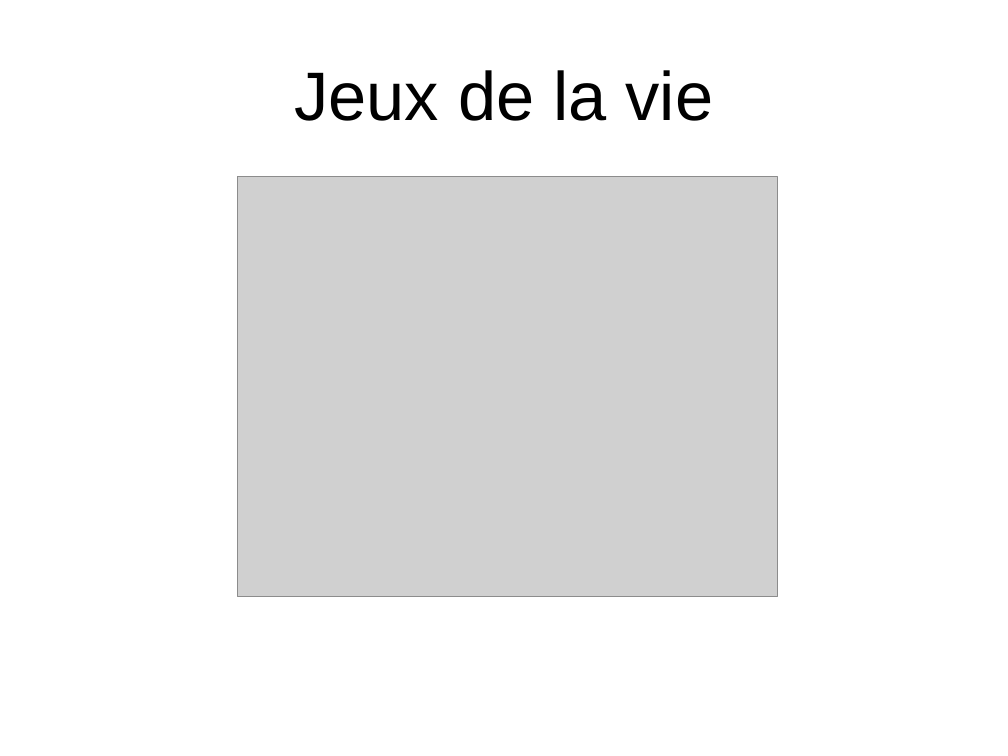
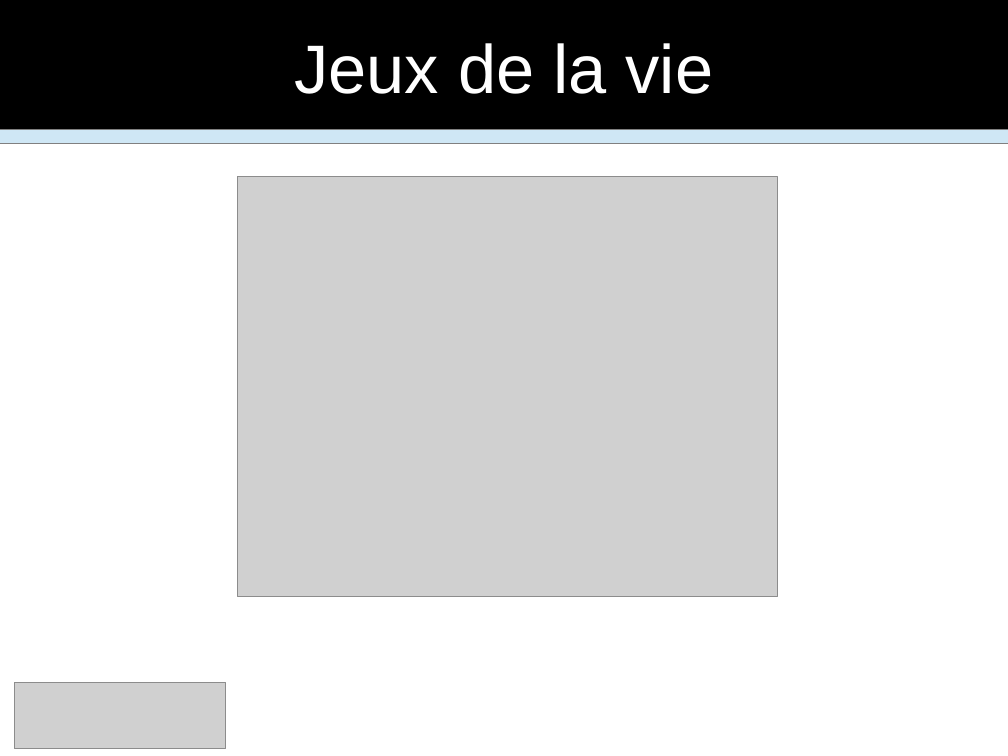
Before and after one commit to FabienInspiron/lifegame, a slide deck: slide 1 of Rapport/Presentation.odp. Drawn at 1008x756 pixels with LibreOffice and Linux fonts; fonts in the diff are those of the drawing; grey boxes stand for pictures. Boxes give left, top, right and bottom in pixels: in the first picture for what was removed or moved away, otherwise in the second. Text is boxed around its words. In the diff, an @@ line names an element or a change of style, - is before the commit and + after.

```diff
--- a/Rapport/Presentation.odp
+++ b/Rapport/Presentation.odp
@@ rectangle added at <box>0,0,1008,130</box>, fill #000000, outline #808080 0 pt @@
@@ title "Jeux de la vie": place and size @@
-title "Jeux de la vie" at <box>294,70,714,121</box>
+title "Jeux de la vie" at <box>294,43,714,94</box>
@@ title "Jeux de la vie" at <box>294,43,714,94</box>: text colour #000000 to #FFFFFF @@
@@ rectangle added at <box>0,130,1008,145</box>, fill #CFE7F5, outline #808080 0 pt @@
@@ picture added at <box>15,682,226,749</box> @@
```
Also in this commit, not shown: 17 other slides changed, 3 other files.
